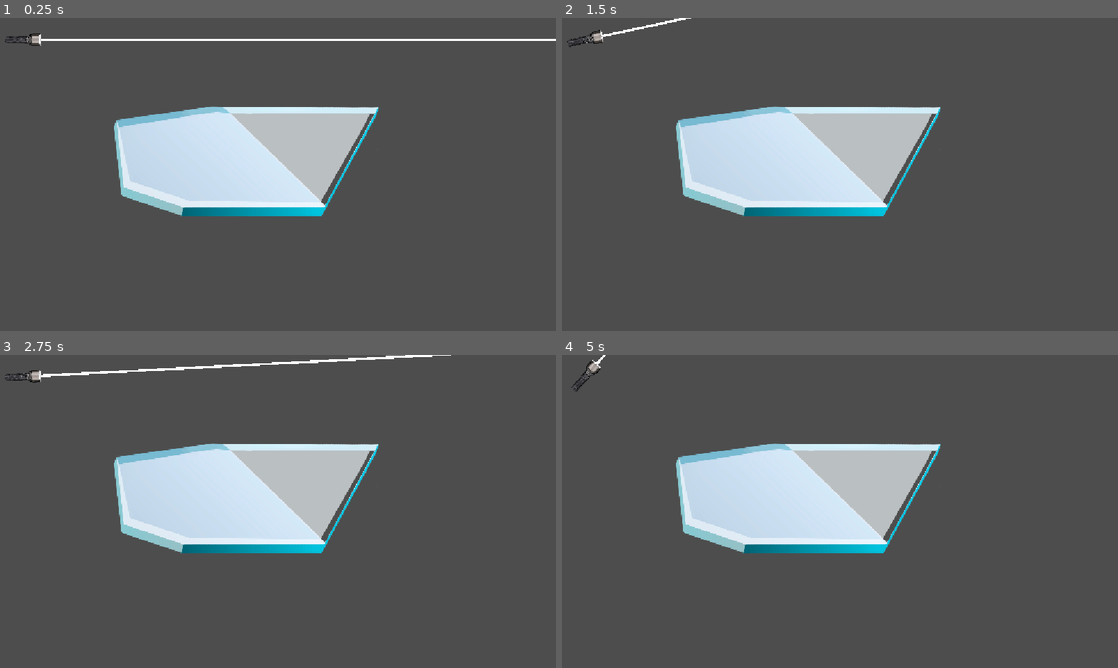
Above: before the commit, frames 1-4 (two rows, left to right).
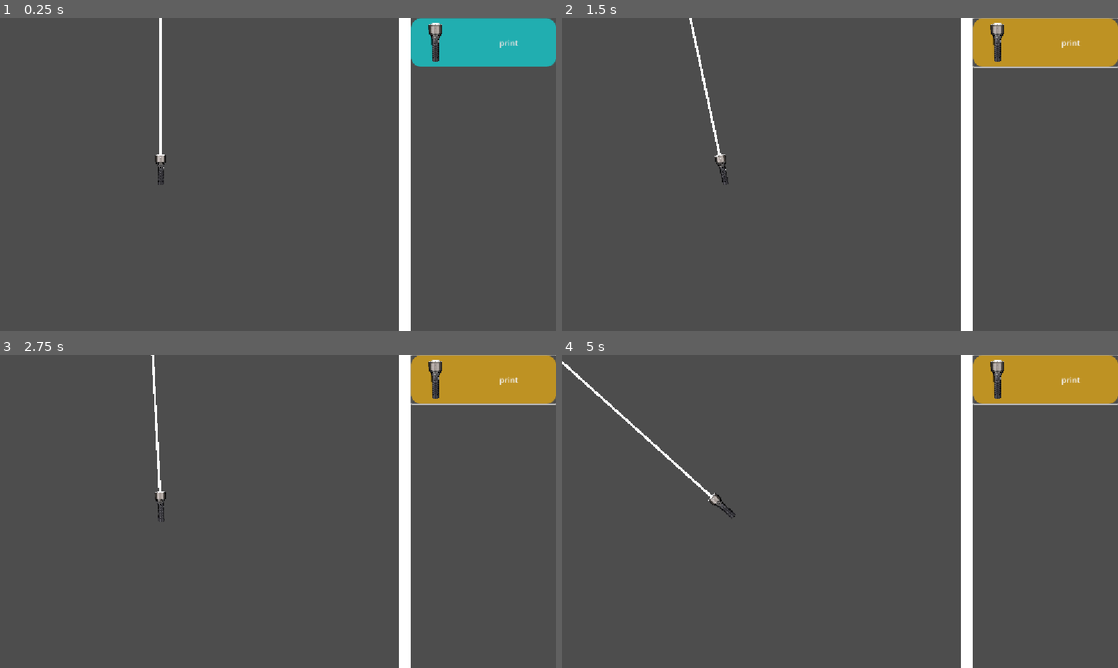
Above: after the commit, the same moments.

Repository: Zandiego228/mygamelizer
Game: Godot game, scene res://scene/default_level.tscn
The game is run twice, just before and just after one commit, with the same random seed, the same clock (stepped at 60 frames per second) and the same inputs. Before the commit the project starts from res://scene/node_2d.tscn.
Inputs (mouse positions are in pixels of both pictures, inside the frame that each line leads up to):
- Up to frame 1 (0.25 s): no input
- Up to frame 2 (1.5 s): click (1045, 43) at 0.5 s, where only the run after the commit has a clickable "print"; tap Enter at 1.25 s; hold Right (ui_right) from 1.28 s (still down)
- Up to frame 3 (2.75 s): release Right (ui_right) at 2.03 s; hold Left (ui_left) from 2.03 s (still down)
- Up to frame 4 (5 s): release Left (ui_left) at 2.78 s; hold Right (ui_right) 2.78-4.28 s; hold Left (ui_left) from 4.28 s (still down)

The runs differ from the first frame. In frame 1, 20% of the frame differs, in the area x 0-100%, y 0-100%; in frame 2, 20%; in frame 3, 21%; in frame 4, 20%.

Commit message:
возращение к рботе проекта. чуть чуть улучшил кнопки и интерфейс

Diff:
--- a/project.godot
+++ b/project.godot
@@ -11,7 +11,7 @@
 [application]
 
 config/name="Новый игровой проект"
-run/main_scene="res://scene/node_2d.tscn"
+run/main_scene="uid://ns6tn31p4sf1"
 config/features=PackedStringArray("4.7", "GL Compatibility")
 config/icon="res://image/icon.svg"
 
--- a/scene/beam.tscn
+++ b/scene/beam.tscn
@@ -1,6 +1,6 @@
 [gd_scene format=3 uid="uid://c8ey3p8d8iapd"]
 
-[ext_resource type="Script" uid="uid://dr00dck2f0wqo" path="res://script/laser.gd" id="1_decs0"]
+[ext_resource type="Script" uid="uid://dr00dck2f0wqo" path="res://script/beam.gd" id="1_decs0"]
 
 [node name="Beam" type="Line2D" unique_id=1239925210]
 script = ExtResource("1_decs0")
--- /dev/null
+++ b/scene/border.tscn
@@ -0,0 +1,34 @@
+[gd_scene format=3 uid="uid://8lt1k0van1vq"]
+
+[sub_resource type="WorldBoundaryShape2D" id="WorldBoundaryShape2D_g4v7s"]
+normal = Vector2(1, 0)
+distance = -1.0
+
+[node name="Border" type="Node2D" unique_id=1142367831]
+
+[node name="Border_left" type="Area2D" parent="." unique_id=227535793]
+position = Vector2(0, 324)
+
+[node name="CollisionShape2D" type="CollisionShape2D" parent="Border_left" unique_id=1485900819]
+shape = SubResource("WorldBoundaryShape2D_g4v7s")
+
+[node name="Border_right" type="Area2D" parent="." unique_id=712598643]
+position = Vector2(839.5, 324)
+rotation = 3.1415927
+
+[node name="CollisionShape2D" type="CollisionShape2D" parent="Border_right" unique_id=1322406450]
+shape = SubResource("WorldBoundaryShape2D_g4v7s")
+
+[node name="Border_up" type="Area2D" parent="." unique_id=1353069676]
+position = Vector2(576, 0)
+rotation = 1.5707964
+
+[node name="CollisionShape2D" type="CollisionShape2D" parent="Border_up" unique_id=1122046182]
+shape = SubResource("WorldBoundaryShape2D_g4v7s")
+
+[node name="Border_down" type="Area2D" parent="." unique_id=1100040084]
+position = Vector2(576, 648)
+rotation = -1.5707964
+
+[node name="CollisionShape2D" type="CollisionShape2D" parent="Border_down" unique_id=2038670191]
+shape = SubResource("WorldBoundaryShape2D_g4v7s")
--- /dev/null
+++ b/scene/button.tscn
@@ -0,0 +1,35 @@
+[gd_scene format=3 uid="uid://c24fhi0tn3dwk"]
+
+[ext_resource type="Texture2D" uid="uid://dk05amkyays6l" path="res://image/image-Photoroom.png" id="1_b5a7g"]
+[ext_resource type="Script" uid="uid://cwow5j8e2wf3g" path="res://script/button.gd" id="1_e4n74"]
+
+[sub_resource type="StyleBoxFlat" id="StyleBoxFlat_i38c6"]
+bg_color = Color(0.13118038, 0.6817116, 0.6892963, 1)
+corner_radius_top_left = 20
+corner_radius_top_right = 20
+corner_radius_bottom_right = 20
+corner_radius_bottom_left = 20
+
+[sub_resource type="StyleBoxFlat" id="StyleBoxFlat_6ance"]
+corner_radius_top_left = 20
+corner_radius_top_right = 20
+corner_radius_bottom_right = 20
+corner_radius_bottom_left = 20
+
+[sub_resource type="StyleBoxFlat" id="StyleBoxFlat_e4n74"]
+bg_color = Color(0.7449736, 0.57105875, 0.13782686, 1)
+corner_radius_top_left = 20
+corner_radius_top_right = 20
+corner_radius_bottom_right = 20
+corner_radius_bottom_left = 20
+
+[node name="Button" type="Button" unique_id=1552965334]
+offset_right = 300.0
+offset_bottom = 100.0
+theme_override_styles/normal = SubResource("StyleBoxFlat_i38c6")
+theme_override_styles/pressed = SubResource("StyleBoxFlat_6ance")
+theme_override_styles/hover = SubResource("StyleBoxFlat_e4n74")
+text = "error"
+icon = ExtResource("1_b5a7g")
+expand_icon = true
+script = ExtResource("1_e4n74")
--- /dev/null
+++ b/scene/default_level.tscn
@@ -0,0 +1,27 @@
+[gd_scene format=3 uid="uid://ns6tn31p4sf1"]
+
+[ext_resource type="Script" uid="uid://bl0v5v5xcd410" path="res://script/default_level.gd" id="1_am3tx"]
+[ext_resource type="PackedScene" uid="uid://8lt1k0van1vq" path="res://scene/border.tscn" id="1_tkf8q"]
+[ext_resource type="Texture2D" uid="uid://dj21o5fnsf4pm" path="res://image/withe.png" id="2_1u0m8"]
+[ext_resource type="PackedScene" uid="uid://c24fhi0tn3dwk" path="res://scene/button.tscn" id="4_kuept"]
+[ext_resource type="PackedScene" uid="uid://dwb73ri1u5w10" path="res://scene/laser.tscn" id="5_p664w"]
+
+[node name="DefaultLevel" type="Node2D" unique_id=854038760]
+script = ExtResource("1_am3tx")
+metadata/ww = false
+
+[node name="Border" parent="." unique_id=1142367831 instance=ExtResource("1_tkf8q")]
+
+[node name="Sprite2D" type="Sprite2D" parent="Border" unique_id=2140533694]
+position = Vector2(839.5, 324)
+scale = Vector2(0.5, 12.948)
+texture = ExtResource("2_1u0m8")
+
+[node name="Button" parent="." unique_id=1552965334 instance=ExtResource("4_kuept")]
+offset_left = 852.0
+offset_top = 1.0
+offset_right = 1152.0
+offset_bottom = 101.0
+
+[node name="ImagePhotoroom" parent="." unique_id=92866383 instance=ExtResource("5_p664w")]
+position = Vector2(333, 314)
--- /dev/null
+++ b/scene/laser.tscn
@@ -0,0 +1,14 @@
+[gd_scene format=3 uid="uid://dwb73ri1u5w10"]
+
+[ext_resource type="Texture2D" uid="uid://dk05amkyays6l" path="res://image/image-Photoroom.png" id="1_6vqwg"]
+[ext_resource type="Script" uid="uid://c4v7c3222r8v0" path="res://script/laser.gd" id="2_6ance"]
+[ext_resource type="PackedScene" uid="uid://c8ey3p8d8iapd" path="res://scene/beam.tscn" id="2_g6b45"]
+
+[node name="ImagePhotoroom" type="Sprite2D" unique_id=92866383]
+rotation = -0.00078438025
+scale = Vector2(0.1, 0.1)
+texture = ExtResource("1_6vqwg")
+script = ExtResource("2_6ance")
+
+[node name="Beam" parent="." unique_id=1239925210 instance=ExtResource("2_g6b45")]
+rotation = 3.1415927
--- a/scene/node_2d.tscn
+++ /dev/null
@@ -1,21 +0,0 @@
-[gd_scene format=3 uid="uid://yns24d7rvraj"]
-
-[ext_resource type="PackedScene" uid="uid://dphlof61boq03" path="res://scene/double_lens.tscn" id="4_3cebx"]
-[ext_resource type="Texture2D" uid="uid://dk05amkyays6l" path="res://image/image-Photoroom.png" id="4_tytcy"]
-[ext_resource type="Script" uid="uid://c4v7c3222r8v0" path="res://script/line.gd" id="5_462ap"]
-[ext_resource type="PackedScene" uid="uid://c8ey3p8d8iapd" path="res://scene/beam.tscn" id="5_tytcy"]
-
-[node name="Node2D" type="Node2D" unique_id=1161118209]
-
-[node name="line" type="Sprite2D" parent="." unique_id=63424759]
-position = Vector2(47.999996, 44.99999)
-rotation = 1.5707964
-scale = Vector2(0.11622682, 0.11622682)
-texture = ExtResource("4_tytcy")
-script = ExtResource("5_462ap")
-
-[node name="Beam" parent="line" unique_id=1239925210 instance=ExtResource("5_tytcy")]
-scale = Vector2(6.6666665, 6.6666665)
-
-[node name="double_lens" parent="." unique_id=2027413619 instance=ExtResource("4_3cebx")]
-position = Vector2(644, 223)
--- /dev/null
+++ b/script/beam.gd
@@ -0,0 +1,35 @@
+extends Line2D
+var points1 = []
+var size_line = Vector2(10,10)
+var angle_deg
+var size
+var selff
+func _ready() -> void:
+
+	z_index = -1
+	width = 0.5
+
+	$RayCast2D.collide_with_areas = true
+	$RayCast2D.target_position = Vector2(0, 1000)
+	scale = size_line / get_parent().scale
+func lines(pos, rotate):
+	$RayCast2D.position = pos
+	$RayCast2D.rotation_degrees = rotate
+	$RayCast2D.force_raycast_update()
+	if $RayCast2D.is_colliding() and size < 1000:
+		selff = $RayCast2D.get_collider()
+		size += 1
+		points1.append(to_local($RayCast2D.get_collision_point()))
+		if $RayCast2D.get_collider() is StaticBody2D:
+			angle_deg = rad_to_deg(($RayCast2D.to_global($RayCast2D.target_position) - $RayCast2D.global_position).bounce($RayCast2D.get_collision_normal()).angle()) + 90
+			lines($RayCast2D.get_parent().to_local($RayCast2D.get_collision_point()), angle_deg - $"..".global_rotation_degrees)
+
+	else:
+		points1.append(to_local($RayCast2D.to_global($RayCast2D.target_position)))
+		selff = self
+func _physics_process(_delta: float) -> void:
+	$RayCast2D.position = Vector2.ZERO
+	points1 = [$RayCast2D.position]
+	size = 0
+	lines($RayCast2D.position, 0)
+	points = points1
--- /dev/null
+++ b/script/button.gd
@@ -0,0 +1,12 @@
+extends Button
+
+
+# Called when the node enters the scene tree for the first time.
+func _ready() -> void:
+	text = "print"
+	pass # Replace with function body.
+
+
+# Called every frame. 'delta' is the elapsed time since the previous frame.
+func _process(delta: float) -> void:
+	pass
--- a/script/line.gd
+++ b/script/default_level.gd
@@ -1,12 +1,11 @@
-extends Sprite2D
+extends Node2D
 
 
 # Called when the node enters the scene tree for the first time.
 func _ready() -> void:
-
 	pass # Replace with function body.
 
 
 # Called every frame. 'delta' is the elapsed time since the previous frame.
-func _physics_process(delta: float) -> void:
-	global_rotation_degrees += Input.get_axis("ui_right","ui_left")
+func _process(delta: float) -> void:
+	pass
--- a/script/laser.gd
+++ b/script/laser.gd
@@ -1,35 +1,12 @@
-extends Line2D
-var points1 = []
-var size_line = Vector2(10,10)
-var angle_deg
-var size
-var selff
+extends Sprite2D
+
+
+# Called when the node enters the scene tree for the first time.
 func _ready() -> void:
 
-	z_index = -1
-	width = 0.5
+	pass # Replace with function body.
 
-	$RayCast2D.collide_with_areas = true
-	$RayCast2D.target_position = Vector2(0, -1000)
-	scale = size_line / get_parent().scale
-func lines(pos2, rotate):
-	$RayCast2D.position = pos2
-	$RayCast2D.rotation_degrees = rotate
-	$RayCast2D.force_raycast_update()
-	if $RayCast2D.is_colliding() and size < 1000:
-		selff = $RayCast2D.get_collider()
-		size += 1
-		points1.append(to_local($RayCast2D.get_collision_point()))
-		if $RayCast2D.get_collider() is StaticBody2D:
-			angle_deg = rad_to_deg(($RayCast2D.to_global($RayCast2D.target_position) - $RayCast2D.global_position).bounce($RayCast2D.get_collision_normal()).angle()) + 90
-			lines($RayCast2D.get_parent().to_local($RayCast2D.get_collision_point()), angle_deg - $"..".global_rotation_degrees)
 
-	else:
-		points1.append(to_local($RayCast2D.to_global($RayCast2D.target_position)))
-		selff = self
-func _physics_process(_delta: float) -> void:
-	$RayCast2D.position = Vector2.ZERO
-	points1 = [$RayCast2D.position]
-	size = 0
-	lines($RayCast2D.position, 0)
-	points = points1
+# Called every frame. 'delta' is the elapsed time since the previous frame.
+func _physics_process(delta: float) -> void:
+	global_rotation_degrees += Input.get_axis("ui_right","ui_left")
--- a/script/lens.gd
+++ b/script/lens.gd
@@ -15,4 +15,4 @@
 # Called every frame. 'delta' is the elapsed time since the previous frame.
 func _physics_process(delta: float) -> void:
 	#print($Area2D,$"../line/Beam".selff)
-	clone.visible = ($Area2D == $"../line/Beam".selff)
+	clone.visible = ($Area2D == $"../Beam".selff)
Not shown, added: script/beam.gd.uid
Not shown, added: script/button.gd.uid
Not shown, added: script/default_level.gd.uid
Not shown, changed: script/laser.gd.uid
Not shown, removed: script/line.gd.uid
